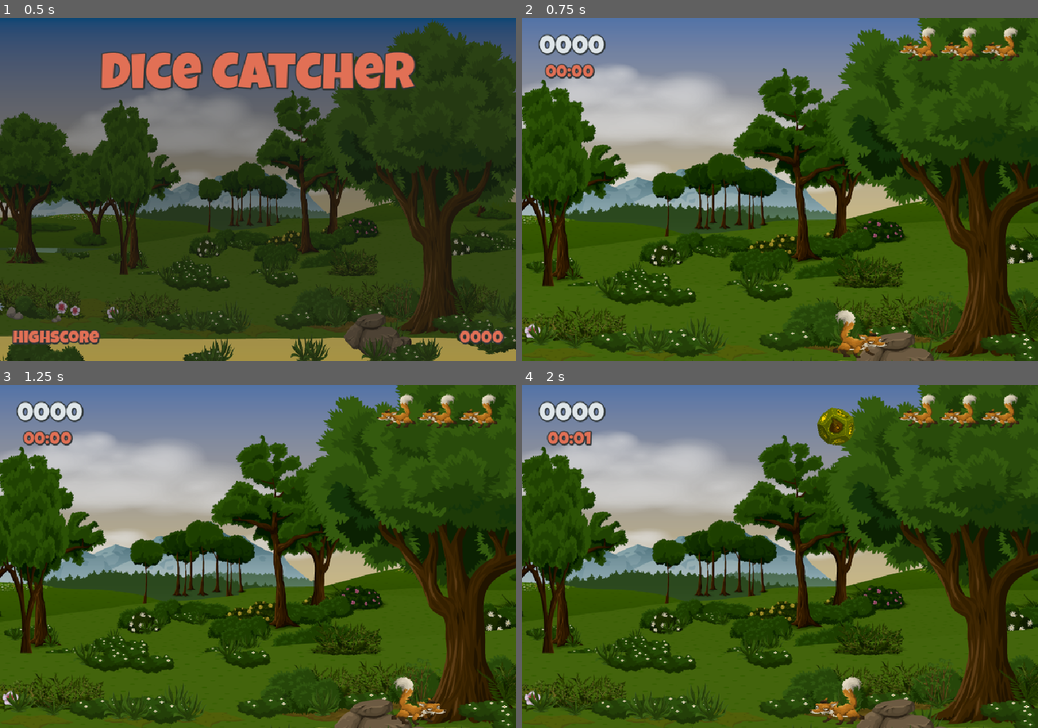
Above: before the commit, frames 1-4 (two rows, left to right).
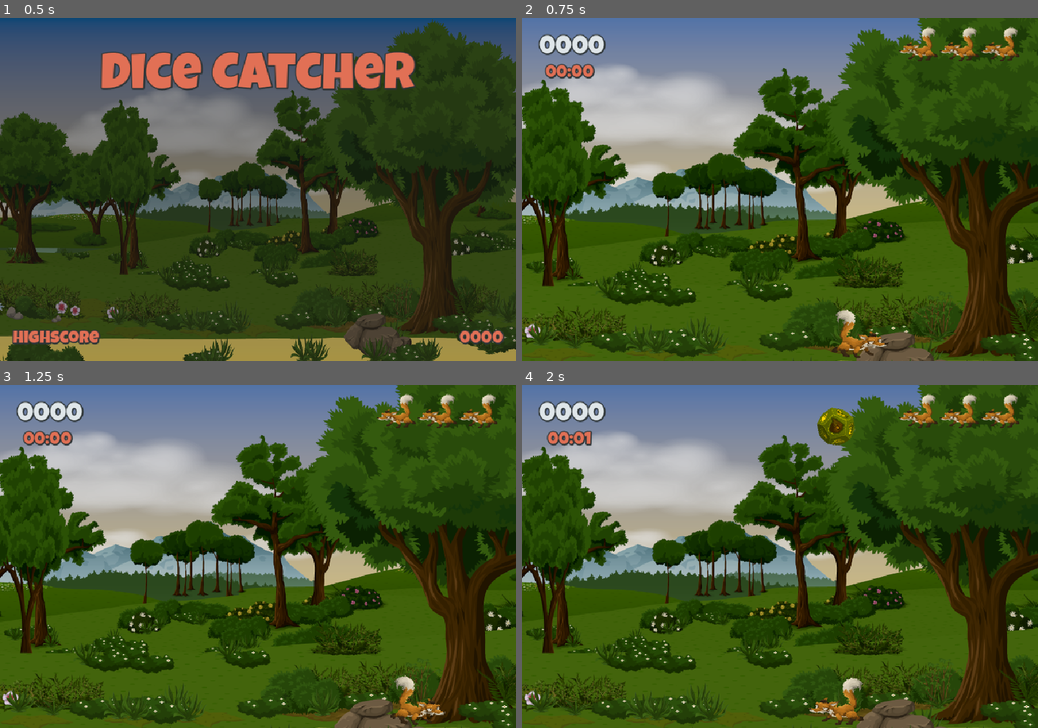
Above: after the commit, the same moments.

Repository: Newton-Duarte/godot-dice-catcher
Game: Godot game, scene res://scenes/main.tscn
Same seed, same stepped clock (60 frames per second), same inputs: the game is played once before the commit and once after it.
Inputs:
- Up to frame 1 (0.5 s): no input
- Up to frame 2 (0.75 s): tap Enter (ui_accept) at 0.5 s; hold Right (ui_right) from 0.53 s (still down)
- Up to frame 3 (1.25 s): keep holding Right (ui_right); tap Enter (ui_accept) at 0.77 s
- Up to frame 4 (2 s): release Right (ui_right) at 1.28 s; hold Left (ui_left) from 1.28 s (still down); tap Enter (ui_accept) at 1.52 s

Frame 1 is identical in both runs. In frame 2, 0.1% of the frame differs, in the area x 60-71%, y 84-100%; in frame 3, 0.2%; in frame 4, 0.3%, in the area x 55-67%, y 84-100%.

Commit message:
feat: add walk animation to fox

Diff:
--- a/scenes/fox.tscn
+++ b/scenes/fox.tscn
@@ -6,6 +6,45 @@
 
 [sub_resource type="CircleShape2D" id="CircleShape2D_ufccv"]
 radius = 58.00862
+
+[sub_resource type="Animation" id="Animation_35nom"]
+length = 0.001
+tracks/0/type = "value"
+tracks/0/imported = false
+tracks/0/enabled = true
+tracks/0/path = NodePath(".:rotation")
+tracks/0/interp = 1
+tracks/0/loop_wrap = true
+tracks/0/keys = {
+"times": PackedFloat32Array(0),
+"transitions": PackedFloat32Array(1),
+"update": 0,
+"values": [0.0]
+}
+
+[sub_resource type="Animation" id="Animation_3u0el"]
+resource_name = "walk"
+length = 0.2
+loop_mode = 1
+step = 0.05
+tracks/0/type = "value"
+tracks/0/imported = false
+tracks/0/enabled = true
+tracks/0/path = NodePath(".:rotation")
+tracks/0/interp = 2
+tracks/0/loop_wrap = true
+tracks/0/keys = {
+"times": PackedFloat32Array(0, 0.05, 0.1, 0.15, 0.2),
+"transitions": PackedFloat32Array(1, 1, 1, 1, 1),
+"update": 0,
+"values": [0.0, 0.06981317007977318, 0.0, 0.06981317007977318, 0.0]
+}
+
+[sub_resource type="AnimationLibrary" id="AnimationLibrary_brrv0"]
+_data = {
+&"RESET": SubResource("Animation_35nom"),
+&"walk": SubResource("Animation_3u0el")
+}
 
 [node name="Fox" type="Area2D" unique_id=2130799101 groups=["stoppable"]]
 script = ExtResource("1_35nom")
@@ -22,4 +61,7 @@
 stream = ExtResource("2_ufccv")
 volume_db = -8.0
 
+[node name="AnimationPlayer" type="AnimationPlayer" parent="." unique_id=858529616]
+libraries/ = SubResource("AnimationLibrary_brrv0")
+
 [connection signal="area_entered" from="." to="." method="_on_area_entered"]
--- a/scripts/fox.gd
+++ b/scripts/fox.gd
@@ -8,6 +8,7 @@
 
 @onready var sprite_2d: Sprite2D = $Sprite2D
 @onready var sounds: AudioStreamPlayer2D = $Sounds
+@onready var animation_player: AnimationPlayer = $AnimationPlayer
 
 @export var speed: float = 300.0
 
@@ -18,7 +19,10 @@
 
 func _physics_process(delta: float) -> void:
 	var direction = Input.get_axis("ui_left", "ui_right")
-	if !is_zero_approx(direction):
+	if is_zero_approx(direction):
+		animation_player.play("RESET")
+	elif !is_zero_approx(direction):
+		animation_player.play("walk")
 		sprite_2d.flip_h = direction > 0.0
 	var new_pos_x = position.x + speed * direction * delta
 	position.x = clampf(new_pos_x, viewport_rect.position.x + EDGE_SPRITE_MARGIN, viewport_rect.end.x - EDGE_SPRITE_MARGIN)
